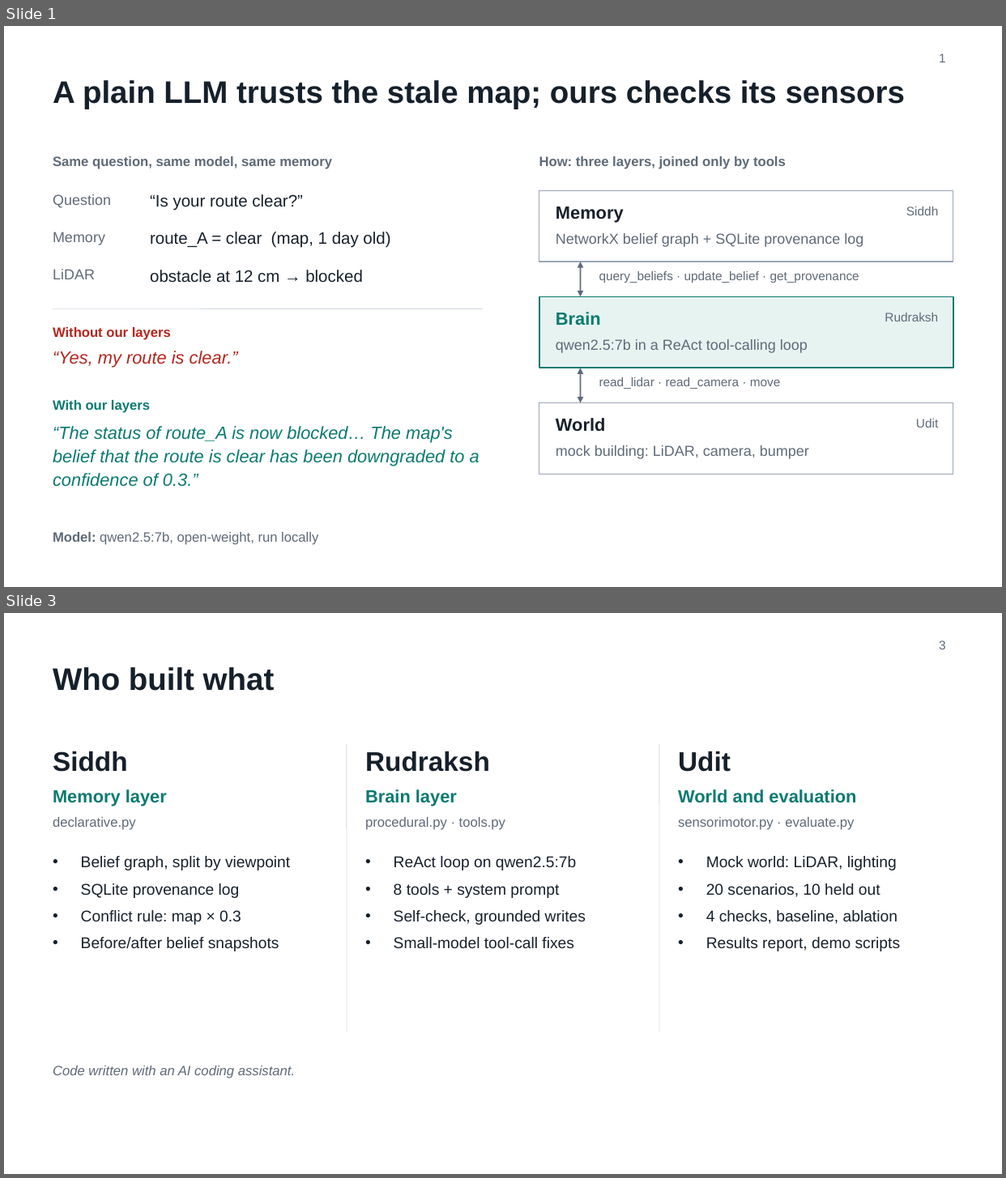
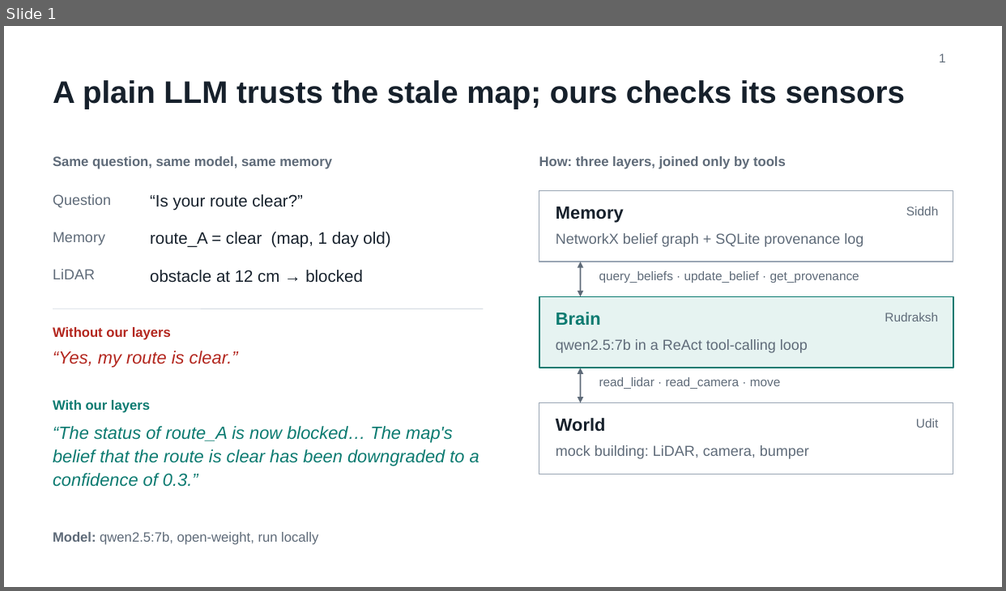
Before and after one commit to Sid-1806/I_Agent_AI_Project, a slide deck: I_Agent_FlashTalk.pptx. Shown one above the other, each under a label of ours: slides 1 and 3 before the commit, slide 1 after it; the slides between them are not shown. The pictures are 1006x1178 and 1006x591 pixels, drawn with LibreOffice and Linux fonts; fonts in the diff are those of the drawing. Boxes give left, top, right and bottom in pixels: in the first picture for what was removed or moved away, otherwise in the second. Text is boxed around its words. In the diff, an @@ line names an element or a change of style, - is before the commit and + after.

Commit message:
Deck: drop dev pass rate; slide 3 is a contribution overview and thank you

```diff
--- a/I_Agent_FlashTalk.pptx
+++ b/I_Agent_FlashTalk.pptx
@@ slide 3 removed at (x1=4, y1=613, x2=1002, y2=1174), background #FFFFFF @@
@@ page number removed at (x1=939, y1=641, x2=946, y2=649) @@
-3
@@ title removed at (x1=53, y1=667, x2=275, y2=691) @@
-Who built what
@@ text removed at (x1=53, y1=751, x2=128, y2=772) @@
-Siddh
@@ line removed from (347, 744) to (347, 1033) @@
@@ text removed at (x1=365, y1=751, x2=490, y2=772) @@
-Rudraksh
@@ line removed from (660, 744) to (660, 1033) @@
@@ text removed at (x1=678, y1=751, x2=731, y2=772) @@
-Udit
@@ text removed at (x1=53, y1=790, x2=167, y2=807) @@
-Memory layer
@@ text removed at (x1=365, y1=790, x2=457, y2=807) @@
-Brain layer
@@ text removed at (x1=678, y1=790, x2=856, y2=803) @@
-World and evaluation
@@ text removed at (x1=53, y1=817, x2=136, y2=830) @@
-declarative.py
@@ text removed at (x1=365, y1=817, x2=505, y2=830) @@
-procedural.py · tools.py
@@ text removed at (x1=678, y1=817, x2=854, y2=830) @@
-sensorimotor.py · evaluate.py
@@ text removed at (x1=81, y1=856, x2=290, y2=952) @@
-• Belief graph, split by viewpoint
-• SQLite provenance log
-• Conflict rule: map × 0.3
-• Before/after belief snapshots
@@ text removed at (x1=394, y1=856, x2=586, y2=948) @@
-• ReAct loop on qwen2.5:7b
-• 8 tools + system prompt
-• Self-check, grounded writes
-• Small-model tool-call fixes
@@ text removed at (x1=706, y1=856, x2=901, y2=952) @@
-• Mock world: LiDAR, lighting
-• 20 scenarios, 10 held out
-• 4 checks, baseline, ablation
-• Results report, demo scripts
@@ text removed at (x1=53, y1=1066, x2=295, y2=1079) @@
-Code written with an AI coding assistant.
```
Also in this commit, not shown: 1 slide changed, 1 slide added.
